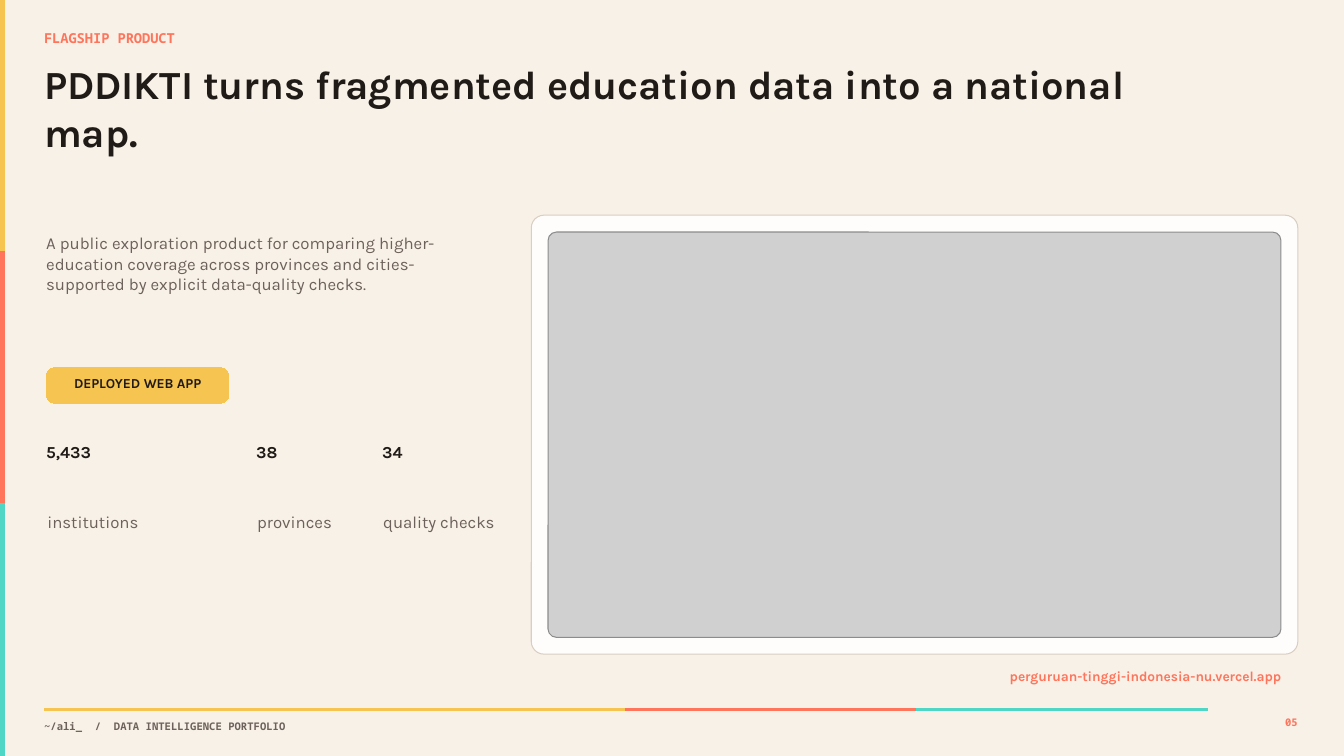
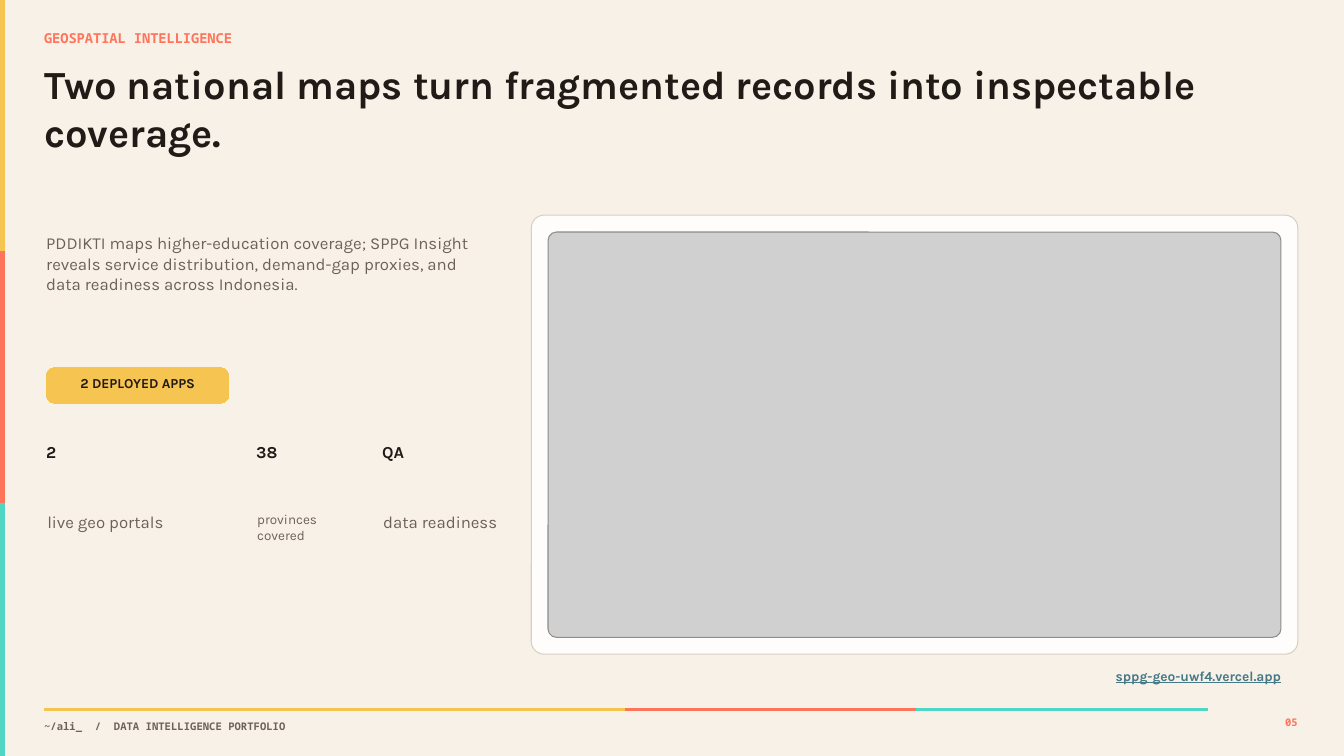
Before and after one commit to akbaralqahri/portofolio, a slide deck: slide 5 of outputs/Muhammad_Ali_Akbar_Al-Qahri_Portfolio_Minimal.pptx. Drawn at 1344x756 pixels with LibreOffice and Linux fonts; fonts in the diff are those of the drawing; grey boxes stand for pictures. Boxes give left, top, right and bottom in pixels: in the first picture for what was removed or moved away, otherwise in the second. Text is boxed around its words. In the diff, an @@ line names an element or a change of style, - is before the commit and + after.

```diff
--- a/outputs/Muhammad_Ali_Akbar_Al-Qahri_Portfolio_Minimal.pptx
+++ b/outputs/Muhammad_Ali_Akbar_Al-Qahri_Portfolio_Minimal.pptx
@@ text at [44,33,232,43]: text changed @@
-FLAGSHIP PRODUCT
+GEOSPATIAL INTELLIGENCE
@@ text at [44,70,1196,157]: text changed @@
-PDDIKTI turns fragmented education data into a national map.
+Two national maps turn fragmented records into inspectable coverage.
@@ text at [46,237,469,290]: text changed @@
-A public exploration product for comparing higher-education coverage across provinces and cities-supported by explicit data-quality checks.
+PDDIKTI maps higher-education coverage; SPPG Insight reveals service distribution, demand-gap proxies, and data readiness across Indonesia.
@@ text at [80,379,195,388]: text changed @@
-DEPLOYED WEB APP
+2 DEPLOYED APPS
@@ text at [46,447,56,458]: text changed @@
-5,433
+2
@@ text at [382,447,404,461]: text changed @@
-34
+QA
@@ text at [47,516,163,532]: text changed @@
-institutions
+live geo portals
@@ text at [257,515,317,540]: text changed; size 12 to 9.6 pt @@
-provinces
+provinces covered
@@ text at [383,516,497,528]: text changed @@
-quality checks
+data readiness
@@ text at [1116,671,1281,685]: text changed; text colour #FF755B to #467886 @@
-perguruan-tinggi-indonesia-nu.vercel.app
+sppg-geo-uwf4.vercel.app
```
Also in this commit, not shown: 1 other slide changed, 7 other files.
